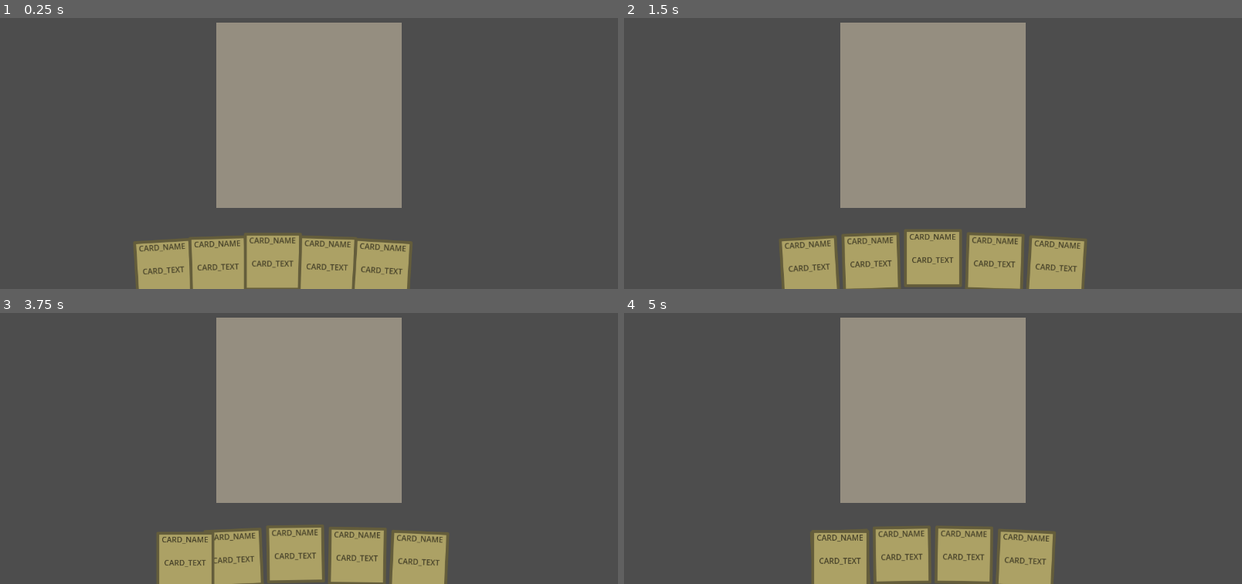
Above: before the commit, frames 1-4 (two rows, left to right).
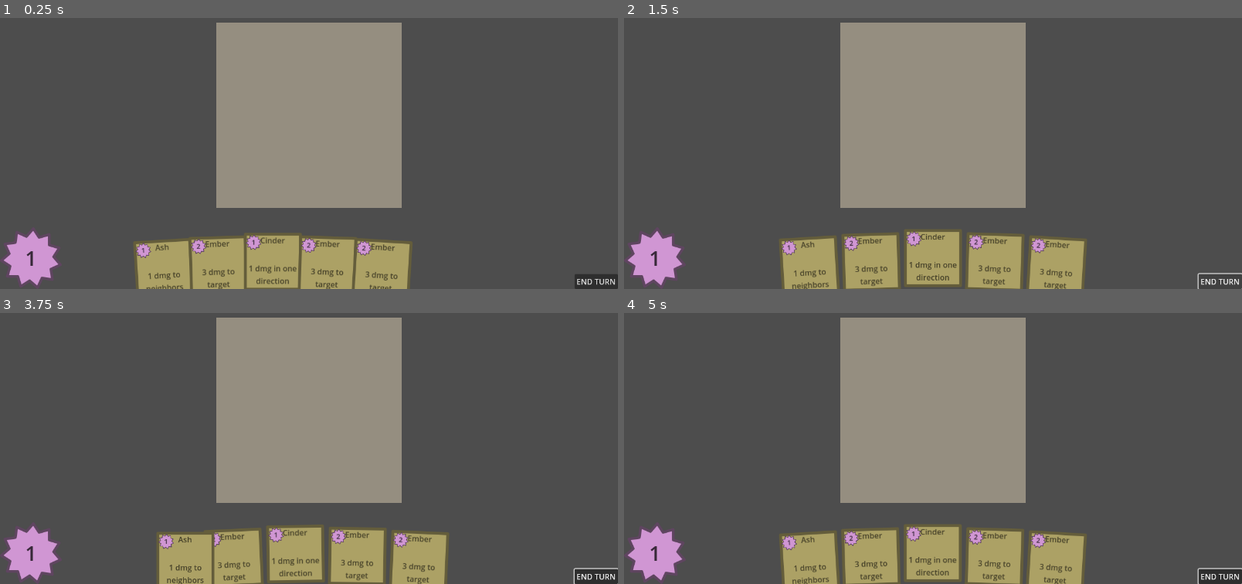
Above: after the commit, the same moments.

Repository: woonaftl/ace-of-scales
Game: Godot game, scene res://scripts/game.tscn
The game is run twice, just before and just after one commit, with the same random seed, the same clock (stepped at 60 frames per second) and the same inputs.
Inputs (mouse positions are in pixels of both pictures, inside the frame that each line leads up to):
- Up to frame 1 (0.25 s): no input
- Up to frame 2 (1.5 s): click (1217, 280) at 0.5 s, where only the run after the commit has a clickable "END TURN"; click (1217, 280) at 1.25 s, where only the run after the commit has a clickable "END TURN"
- Up to frame 3 (3.75 s): click (593, 575) at 2 s, where only the run after the commit has a clickable "END TURN"; tap Enter at 2.75 s; move the mouse to (309, 410) at 2.77 s; click (309, 410) at 2.92 s; tap Space at 3.5 s; move the mouse to (185, 559) at 3.52 s; click (185, 559) at 3.67 s
- Up to frame 4 (5 s): move the mouse to (840, 559) at 4.27 s; click (840, 559) at 4.42 s

The runs differ from the first frame. In frame 1, 3.2% of the frame differs, in the area x 0-100%, y 78-100%; in frame 2, 3.0%; in frame 3, 3.2%; in frame 4, 6.6%.

Commit message:
energy play

Diff:
--- /dev/null
+++ b/assets/graphics/energy.svg
@@ -0,0 +1,69 @@
+<?xml version="1.0" encoding="UTF-8" standalone="no"?>
+<!-- Created with Inkscape (http://www.inkscape.org/) -->
+
+<svg
+   width="128"
+   height="128"
+   viewBox="0 0 33.866666 33.866666"
+   version="1.1"
+   id="svg5"
+   inkscape:version="1.2.1 (9c6d41e410, 2022-07-14)"
+   sodipodi:docname="energy.svg"
+   xmlns:inkscape="http://www.inkscape.org/namespaces/inkscape"
+   xmlns:sodipodi="http://sodipodi.sourceforge.net/DTD/sodipodi-0.dtd"
+   xmlns="http://www.w3.org/2000/svg"
+   xmlns:svg="http://www.w3.org/2000/svg">
+  <sodipodi:namedview
+     id="namedview7"
+     pagecolor="#ffffff"
+     bordercolor="#ffffff"
+     borderopacity="1"
+     inkscape:showpageshadow="0"
+     inkscape:pageopacity="0"
+     inkscape:pagecheckerboard="1"
+     inkscape:deskcolor="#808080"
+     inkscape:document-units="mm"
+     showgrid="true"
+     showguides="true"
+     inkscape:zoom="2.9825758"
+     inkscape:cx="72.420624"
+     inkscape:cy="63.368046"
+     inkscape:window-width="1920"
+     inkscape:window-height="1017"
+     inkscape:window-x="-8"
+     inkscape:window-y="-8"
+     inkscape:window-maximized="1"
+     inkscape:current-layer="layer1">
+    <inkscape:grid
+       type="xygrid"
+       id="grid5509"
+       spacingx="4.2333333"
+       spacingy="4.2333333"
+       empspacing="4" />
+  </sodipodi:namedview>
+  <defs
+     id="defs2" />
+  <g
+     inkscape:label="Layer 1"
+     inkscape:groupmode="layer"
+     id="layer1">
+    <path
+       sodipodi:type="star"
+       style="fill:#d096d3;stroke:#5f4560;stroke-width:1.60245256;stroke-linejoin:round;paint-order:fill markers stroke;fill-opacity:1;stroke-dasharray:none;stroke-opacity:1"
+       id="path1567"
+       inkscape:flatsided="false"
+       sodipodi:sides="11"
+       sodipodi:cx="0"
+       sodipodi:cy="0"
+       sodipodi:r1="17.96051"
+       sodipodi:r2="13.470382"
+       sodipodi:arg1="0.78539816"
+       sodipodi:arg2="1.0709975"
+       inkscape:rounded="0"
+       inkscape:randomized="0"
+       d="m 12.699999,12.699999 -6.2443323,-0.877328 -2.6378856,5.727385 -4.77874719,-4.113995 -5.31558881,3.392034 -1.7959441,-6.044499 -6.30563,-0.02026 1.757059,-6.0559172 -5.293679,-3.4261276 4.752208,-4.1446239 -2.601022,-5.7442206 6.2385648,-0.917442 0.9174418,-6.2385637 5.7442209,2.601021 4.1446236,-4.752208 3.4261279,5.293679 6.055917,-1.757059 0.02026,6.3056301 6.044499,1.7959439 -3.392034,5.31558903 4.113995,4.77874697 -5.727385,2.6378859 z"
+       inkscape:transform-center-x="0.16671894"
+       inkscape:transform-center-y="-0.16646462"
+       transform="matrix(0.9142977,0,0,0.91290201,17.111248,17.092124)" />
+  </g>
+</svg>
--- /dev/null
+++ b/blueprints/ash.tres
@@ -0,0 +1,11 @@
+[gd_resource type="Resource" script_class="Blueprint" load_steps=2 format=3 uid="uid://d3uu5e2yd487r"]
+
+[ext_resource type="Script" path="res://blueprints/blueprint.gd" id="1_mmsyy"]
+
+[resource]
+script = ExtResource("1_mmsyy")
+name = "Ash"
+description = "1 dmg to neighbors"
+play_cost = 1
+hit_points = 3
+shed_cost = 3
--- /dev/null
+++ b/blueprints/blueprint.gd
@@ -0,0 +1,10 @@
+extends Resource
+class_name Blueprint
+
+
+@export var name: String
+@export var description: String
+@export var texture: Texture2D
+@export var play_cost: int
+@export var hit_points: int
+@export var shed_cost: int
--- /dev/null
+++ b/blueprints/cinder.tres
@@ -0,0 +1,11 @@
+[gd_resource type="Resource" script_class="Blueprint" load_steps=2 format=3 uid="uid://bmubj3ad0fy37"]
+
+[ext_resource type="Script" path="res://blueprints/blueprint.gd" id="1_s7ntm"]
+
+[resource]
+script = ExtResource("1_s7ntm")
+name = "Cinder"
+description = "1 dmg in one direction"
+play_cost = 1
+hit_points = 2
+shed_cost = 4
--- /dev/null
+++ b/blueprints/ember.tres
@@ -0,0 +1,11 @@
+[gd_resource type="Resource" script_class="Blueprint" load_steps=2 format=3 uid="uid://f4110xb2bh43"]
+
+[ext_resource type="Script" path="res://blueprints/blueprint.gd" id="1_8mjln"]
+
+[resource]
+script = ExtResource("1_8mjln")
+name = "Ember"
+description = "3 dmg to target"
+play_cost = 2
+hit_points = 4
+shed_cost = 3
--- a/scripts/card.gd
+++ b/scripts/card.gd
@@ -4,8 +4,6 @@
 const SPEED = 8.
 
 
-var player
-var blueprint
 var is_mouse_inside = false
 var is_selectable = false
 var target_position: Vector2
@@ -13,6 +11,18 @@
 
 @onready var scale_up_button: Button = %ScaleUpButton as Button
 @onready var sprite: Sprite2D = %Sprite2D as Sprite2D
+@onready var name_label: Label = %NameLabel as Label
+@onready var text_label: Label = %TextLabel as Label
+@onready var energy_label: Label = %EnergyLabel as Label
+@onready var player: Player
+
+
+@onready var blueprint: Blueprint:
+	set(new_value):
+		blueprint = new_value
+		name_label.text = blueprint.name
+		text_label.text = blueprint.description
+		energy_label.text = str(blueprint.play_cost)
 
 
 func _process(delta: float) -> void:
@@ -26,7 +36,7 @@
 		scale_up_button.visible = true
 		z_index = 0
 	elif is_in_group("card_in_hand"):
-		is_selectable = true
+		is_selectable = player.energy >= blueprint.play_cost
 		scale_up_button.visible = false
 		z_index = 0
 	# movement
--- a/scripts/card.tscn
+++ b/scripts/card.tscn
@@ -1,7 +1,8 @@
-[gd_scene load_steps=3 format=3 uid="uid://doltcoflrwktf"]
+[gd_scene load_steps=4 format=3 uid="uid://doltcoflrwktf"]
 
 [ext_resource type="Script" path="res://scripts/card.gd" id="1_nei3b"]
 [ext_resource type="Texture2D" uid="uid://dr8hbh4gadbta" path="res://assets/graphics/card_blank.svg" id="2_pn3le"]
+[ext_resource type="Texture2D" uid="uid://blxkrpdcaai8v" path="res://assets/graphics/energy.svg" id="3_osvk8"]
 
 [node name="Card" type="Area2D"]
 script = ExtResource("1_nei3b")
@@ -31,6 +32,7 @@
 mouse_filter = 2
 
 [node name="NameLabel" type="Label" parent="Sprite2D/MarginContainer/Control"]
+unique_name_in_owner = true
 layout_mode = 1
 anchors_preset = 10
 anchor_right = 1.0
@@ -41,18 +43,20 @@
 horizontal_alignment = 1
 
 [node name="TextLabel" type="Label" parent="Sprite2D/MarginContainer/Control"]
-custom_minimum_size = Vector2(128, 64)
+unique_name_in_owner = true
+custom_minimum_size = Vector2(0, 54)
 layout_mode = 1
 anchors_preset = 12
 anchor_top = 1.0
 anchor_right = 1.0
 anchor_bottom = 1.0
-offset_top = -23.0
+offset_top = -49.0
 grow_horizontal = 2
 grow_vertical = 0
 theme_override_colors/font_color = Color(0.27451, 0.254902, 0.160784, 1)
-text = "CARD_TEXT"
+text = "long text test here"
 horizontal_alignment = 1
+autowrap_mode = 2
 
 [node name="ScaleUpButton" type="Button" parent="Sprite2D/MarginContainer/Control"]
 unique_name_in_owner = true
@@ -70,6 +74,41 @@
 focus_mode = 0
 text = "SCALE UP"
 
+[node name="EnergyControl" type="Control" parent="Sprite2D/MarginContainer/Control"]
+custom_minimum_size = Vector2(32, 32)
+layout_mode = 1
+anchors_preset = 0
+offset_right = 32.0
+offset_bottom = 32.0
+tooltip_text = "Your current energy.
+Energy is spent on playing cards.
+Energy is gained by controlling the board."
+
+[node name="Sprite2D" type="Sprite2D" parent="Sprite2D/MarginContainer/Control/EnergyControl"]
+scale = Vector2(0.25, 0.25)
+texture = ExtResource("3_osvk8")
+centered = false
+
+[node name="EnergyLabel" type="Label" parent="Sprite2D/MarginContainer/Control/EnergyControl"]
+unique_name_in_owner = true
+layout_mode = 1
+anchors_preset = 8
+anchor_left = 0.5
+anchor_top = 0.5
+anchor_right = 0.5
+anchor_bottom = 0.5
+offset_left = -4.0
+offset_top = -10.0
+offset_right = 4.0
+offset_bottom = 10.0
+grow_horizontal = 2
+grow_vertical = 2
+theme_override_colors/font_color = Color(0.215686, 0.156863, 0.219608, 1)
+theme_override_font_sizes/font_size = 14
+text = "X"
+horizontal_alignment = 1
+vertical_alignment = 1
+
 [node name="CollisionPolygon2D" type="CollisionPolygon2D" parent="."]
 polygon = PackedVector2Array(64, 64, -64, 64, -64, -64, 64, -64)
 
--- a/scripts/game.gd
+++ b/scripts/game.gd
@@ -5,18 +5,32 @@
 const CARD_ROTATION: float = 0.03
 
 
+var player: Player
+
+
 @onready var tile_control: Control = %TileControl as Control
+@onready var energy_label: Label = %EnergyLabel as Label
 
 
 func _ready():
+	player = Player.new()
+	player.energy = 1
+	tile_control.player = player
 	for index in range(5):
 		var new_card = preload("res://scripts/card.tscn").instantiate()
 		new_card.add_to_group("card_in_hand")
 		add_child(new_card)
 		new_card.position = Vector2(0., get_viewport_rect().size.y)
+		new_card.player = player
+		new_card.blueprint = [
+			preload("res://blueprints/ash.tres"),
+			preload("res://blueprints/cinder.tres"),
+			preload("res://blueprints/ember.tres")
+		].pick_random()
 
 
 func _process(_delta: float) -> void:
+	energy_label.text = str(player.energy)
 	# selected card
 	for selected_card in get_tree().get_nodes_in_group("card_selected"):
 		var target = get_global_mouse_position()
--- a/scripts/game.tscn
+++ b/scripts/game.tscn
@@ -1,12 +1,13 @@
-[gd_scene load_steps=13 format=3 uid="uid://htemy10s8l38"]
+[gd_scene load_steps=14 format=3 uid="uid://htemy10s8l38"]
 
 [ext_resource type="Script" path="res://scripts/tile_control.gd" id="1_dh102"]
 [ext_resource type="Script" path="res://scripts/game.gd" id="1_q3i1u"]
-[ext_resource type="Texture2D" uid="uid://bu65wleqbcmvb" path="res://assets/graphics/tile_vacant.svg" id="3_exdp3"]
-[ext_resource type="Texture2D" uid="uid://b420jdubv3avj" path="res://assets/graphics/tile_highlight.svg" id="4_da6ef"]
-[ext_resource type="Texture2D" uid="uid://clig577gf0ine" path="res://assets/graphics/tile_error.svg" id="5_77hh7"]
+[ext_resource type="Texture2D" uid="uid://bu65wleqbcmvb" path="res://assets/graphics/tiles/tile_vacant.svg" id="3_exdp3"]
+[ext_resource type="Texture2D" uid="uid://b420jdubv3avj" path="res://assets/graphics/tiles/tile_highlight.svg" id="4_da6ef"]
+[ext_resource type="Texture2D" uid="uid://clig577gf0ine" path="res://assets/graphics/tiles/tile_error.svg" id="5_77hh7"]
 [ext_resource type="Script" path="res://scripts/tile_map.gd" id="6_78rt2"]
-[ext_resource type="Texture2D" uid="uid://ce3bhmayn3b54" path="res://assets/graphics/tile_occupied.svg" id="6_op4q3"]
+[ext_resource type="Texture2D" uid="uid://ce3bhmayn3b54" path="res://assets/graphics/tiles/tile_occupied.svg" id="6_op4q3"]
+[ext_resource type="Texture2D" uid="uid://blxkrpdcaai8v" path="res://assets/graphics/energy.svg" id="8_d4f4y"]
 
 [sub_resource type="TileSetAtlasSource" id="TileSetAtlasSource_8h7ua"]
 texture = ExtResource("3_exdp3")
@@ -66,4 +67,54 @@
 layer_0/tile_data = PackedInt32Array(0, 0, 0, 1, 0, 0, 2, 0, 0, 65536, 0, 0, 65537, 0, 0, 65538, 0, 0, 131072, 0, 0, 131073, 0, 0, 131074, 0, 0)
 script = ExtResource("6_78rt2")
 
+[node name="EnergyControl" type="Control" parent="."]
+custom_minimum_size = Vector2(128, 128)
+layout_mode = 1
+anchors_preset = 2
+anchor_top = 1.0
+anchor_bottom = 1.0
+offset_top = -128.0
+offset_right = 128.0
+grow_vertical = 0
+tooltip_text = "Your current energy.
+Energy is spent on playing cards.
+Energy is gained by controlling the board."
+
+[node name="Sprite2D" type="Sprite2D" parent="EnergyControl"]
+texture = ExtResource("8_d4f4y")
+centered = false
+
+[node name="EnergyLabel" type="Label" parent="EnergyControl"]
+unique_name_in_owner = true
+layout_mode = 1
+anchors_preset = 8
+anchor_left = 0.5
+anchor_top = 0.5
+anchor_right = 0.5
+anchor_bottom = 0.5
+offset_left = -50.5
+offset_top = -11.5
+offset_right = 50.5
+offset_bottom = 11.5
+grow_horizontal = 2
+grow_vertical = 2
+theme_override_colors/font_color = Color(0.215686, 0.156863, 0.219608, 1)
+theme_override_font_sizes/font_size = 42
+text = "999"
+horizontal_alignment = 1
+
+[node name="EndTurnButton" type="Button" parent="."]
+unique_name_in_owner = true
+layout_mode = 1
+anchors_preset = 3
+anchor_left = 1.0
+anchor_top = 1.0
+anchor_right = 1.0
+anchor_bottom = 1.0
+offset_left = -90.0
+offset_top = -31.0
+grow_horizontal = 0
+grow_vertical = 0
+text = "END TURN"
+
 [connection signal="gui_input" from="TileContainer/TileControl" to="TileContainer/TileControl" method="_on_gui_input"]
--- /dev/null
+++ b/scripts/player.gd
@@ -0,0 +1,5 @@
+extends Resource
+class_name Player
+
+
+var energy: int
--- a/scripts/tile_control.gd
+++ b/scripts/tile_control.gd
@@ -1,6 +1,7 @@
 extends Control
 
 
+var player: Player
 @onready var tile_map: TileMap = $TileMap as TileMap
 
 
@@ -16,10 +17,11 @@
 		var selected_card = get_tree().get_first_node_in_group("card_selected")
 		if is_instance_valid(selected_card):
 			get_viewport().set_input_as_handled()
-			if tile_map.is_pos_vacant(mouse_pos):
+			if tile_map.is_pos_vacant(mouse_pos) and player.energy >= selected_card.blueprint.play_cost:
 				selected_card.remove_from_group("card_selected")
 				selected_card.add_to_group("card_on_board")
 				selected_card.target_position = snap_to_tiles_global(mouse_pos)
+				player.energy -= selected_card.blueprint.play_cost
 			else:
 				selected_card.remove_from_group("card_selected")
 				selected_card.add_to_group("card_in_hand")
Not shown, changed: assets/graphics/energy.svg.import
Renamed: assets/graphics/tile_error.svg -> assets/graphics/tiles/tile_error.svg
Not shown, changed: assets/graphics/tiles/tile_error.svg.import
Renamed: assets/graphics/tile_highlight.svg -> assets/graphics/tiles/tile_highlight.svg
Not shown, changed: assets/graphics/tiles/tile_highlight.svg.import
Renamed: assets/graphics/tile_occupied.svg -> assets/graphics/tiles/tile_occupied.svg
Not shown, changed: assets/graphics/tiles/tile_occupied.svg.import
Renamed: assets/graphics/tile_vacant.svg -> assets/graphics/tiles/tile_vacant.svg
Not shown, added: assets/graphics/tiles/tile_vacant.svg.import
